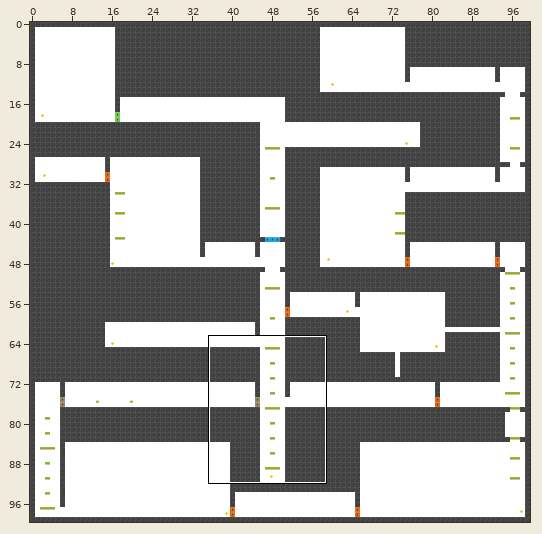
A Tiled map (JSON) gets an edit: assets/maps/map.json. Above: a wide view before the commit, with the close-up outlined.
Close-up. The starting point:
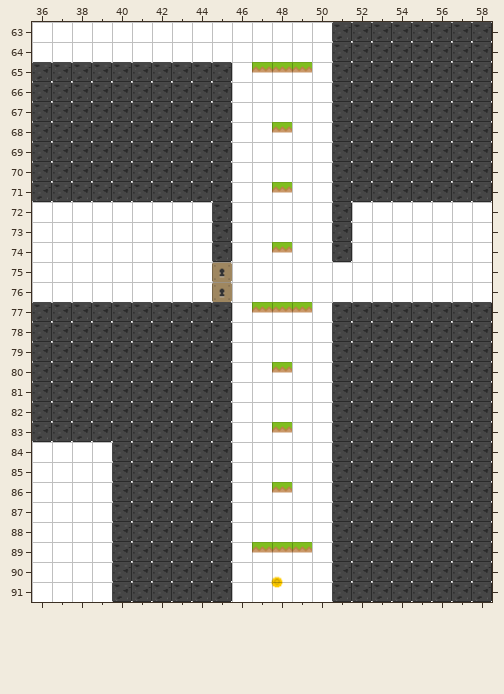
Cells are 63x63 px. Shown: x 36..58, y 63..91. The commit also changed other parts of the map, which this record leaves out.
And afterwards:
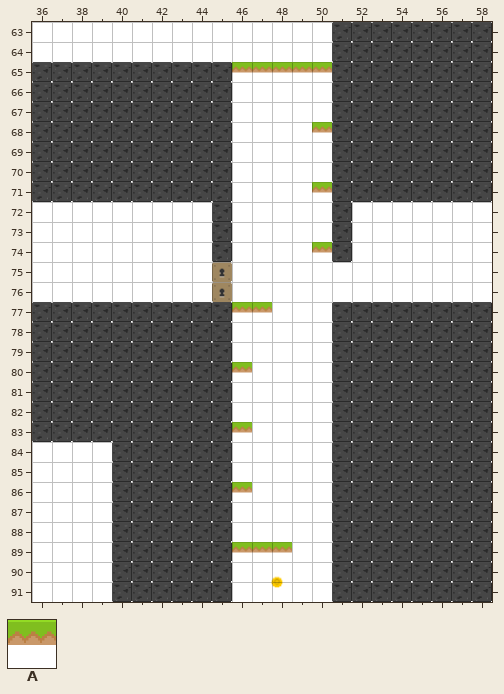
Key: from "tilemap": A 158.
_ is an empty cell, . an unchanged one.
The exact change:
--- layer "World"
@@ x 46..50 @@
-65 _..._
+65 A...A
@@ x 48..50 @@
-68 A._
+68 _.A
@@ x 48..50 @@
-71 A._
+71 _.A
@@ x 48..50 @@
-74 A._
+74 _.A
@@ x 46..49 @@
-77 _.AA
+77 A.__
@@ x 46..48 @@
-80 _.A
+80 A._
@@ x 46..48 @@
-83 _.A
+83 A._
@@ x 46..48 @@
-86 _.A
+86 A._
@@ x 46..49 @@
-89 _..A
+89 A.._
